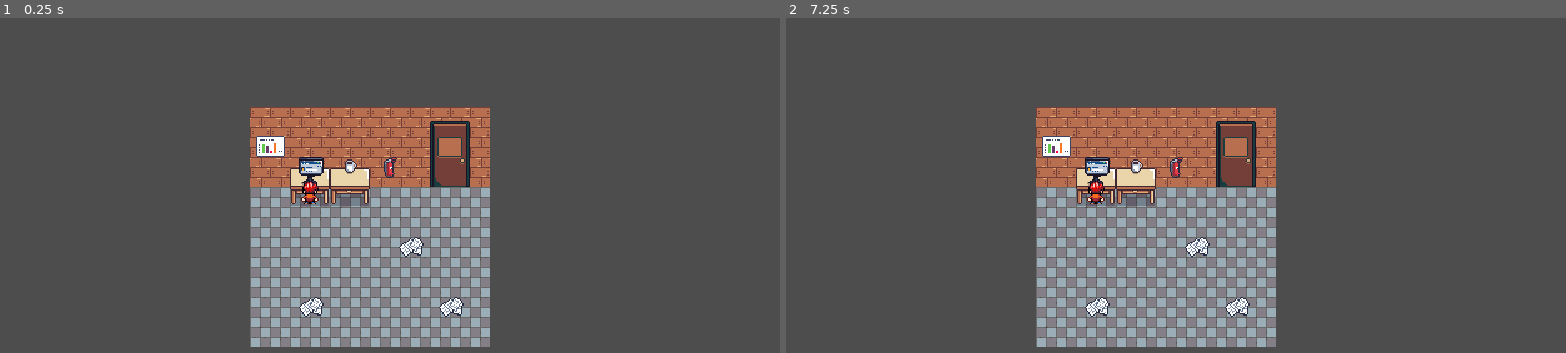
Above: before the commit, frames 1-2 (left to right).
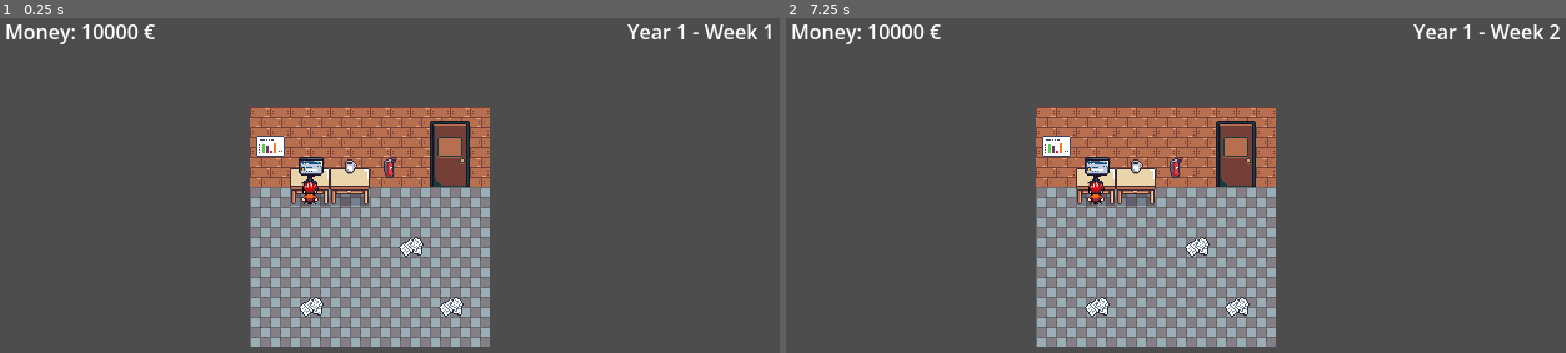
Above: after the commit, the same moments.

Repository: Phanty78/i-want-to-be-a-game-dev
Game: Godot game, scene res://scenes/main/main.tscn
The game is run twice, just before and just after one commit, with the same random seed, the same clock (stepped at 60 frames per second) and the same inputs.
Inputs:
- Up to frame 1 (0.25 s): no input
- Up to frame 2 (7.25 s): tap Enter at 0.5, 2, 3.5 s; tap Space at 1.25, 2.75, 4.25 s

The runs differ from the first frame. In frame 1, 0.7% of the frame differs, in the area x 0-99%, y 1-8%; in frame 2, 0.8%, in the area x 0-100%, y 1-8%.

Commit message:
ADD - ajout du HUD minimal et du script de base de control du HUD

Diff:
--- /dev/null
+++ b/scenes/main/main.gd
@@ -0,0 +1,42 @@
+extends Node
+
+const WEEKS_PER_YEAR := 52
+const WEEK_DURATION_SECONDS := 7
+
+var current_week := 1
+var current_year := 1
+var studio_money := 10_000
+
+@onready var date_label: Label = $UI/UIRoot/HUD/HBoxContainer/DateLabel
+@onready var money_label: Label = $UI/UIRoot/HUD/HBoxContainer/MoneyLabel
+@onready var game_clock: Timer = $GameClock
+
+func _ready() -> void:
+	game_clock.start(WEEK_DURATION_SECONDS)
+	update_hud()
+
+
+func _on_game_clock_timeout() -> void:
+	current_week += 1
+
+	if current_week > WEEKS_PER_YEAR:
+		current_week = 1
+		current_year += 1
+
+	update_hud()
+
+
+func update_date_label() -> void:
+	date_label.text = "Year %d - Week %d" % [
+		current_year,
+		current_week
+	]
+
+
+func update_money_label() -> void:
+	money_label.text = "Money: %d €" % studio_money
+
+
+func update_hud() -> void:
+	update_date_label()
+	update_money_label()
--- a/scenes/main/main.tscn
+++ b/scenes/main/main.tscn
@@ -1,9 +1,52 @@
 [gd_scene format=3 uid="uid://dvllskb67ggvp"]
 
 [ext_resource type="PackedScene" uid="uid://bl45d7kokrnj8" path="res://scenes/main/main_room.tscn" id="1_hyk8p"]
+[ext_resource type="Script" uid="uid://b2p1t5rs0jwv2" path="res://scenes/main/main.gd" id="1_iuonh"]
 
 [node name="Main" type="Node" unique_id=1862332818]
+script = ExtResource("1_iuonh")
 
 [node name="World" type="Node2D" parent="." unique_id=812031412]
 
 [node name="MainRoom" parent="World" unique_id=1679652412 instance=ExtResource("1_hyk8p")]
+
+[node name="UI" type="CanvasLayer" parent="." unique_id=1259108183]
+
+[node name="UIRoot" type="Control" parent="UI" unique_id=1998811382]
+layout_mode = 3
+anchors_preset = 15
+anchor_right = 1.0
+anchor_bottom = 1.0
+grow_horizontal = 2
+grow_vertical = 2
+
+[node name="HUD" type="MarginContainer" parent="UI/UIRoot" unique_id=1475068191]
+custom_minimum_size = Vector2(0, 40)
+layout_mode = 1
+anchors_preset = 10
+anchor_right = 1.0
+grow_horizontal = 2
+theme_override_constants/margin_left = 12
+theme_override_constants/margin_top = 8
+theme_override_constants/margin_right = 12
+theme_override_constants/margin_bottom = 8
+
+[node name="HBoxContainer" type="HBoxContainer" parent="UI/UIRoot/HUD" unique_id=55029264]
+layout_mode = 2
+
+[node name="MoneyLabel" type="Label" parent="UI/UIRoot/HUD/HBoxContainer" unique_id=1216403838]
+layout_mode = 2
+text = "10 000 €"
+
+[node name="Spacer" type="Control" parent="UI/UIRoot/HUD/HBoxContainer" unique_id=25005487]
+layout_mode = 2
+size_flags_horizontal = 3
+
+[node name="DateLabel" type="Label" parent="UI/UIRoot/HUD/HBoxContainer" unique_id=20569918]
+layout_mode = 2
+text = " Année 1 — Semaine 1"
+
+[node name="GameClock" type="Timer" parent="." unique_id=67344078]
+wait_time = 7.0
+
+[connection signal="timeout" from="GameClock" to="." method="_on_game_clock_timeout"]
Not shown, added: scenes/main/main.gd.uid
